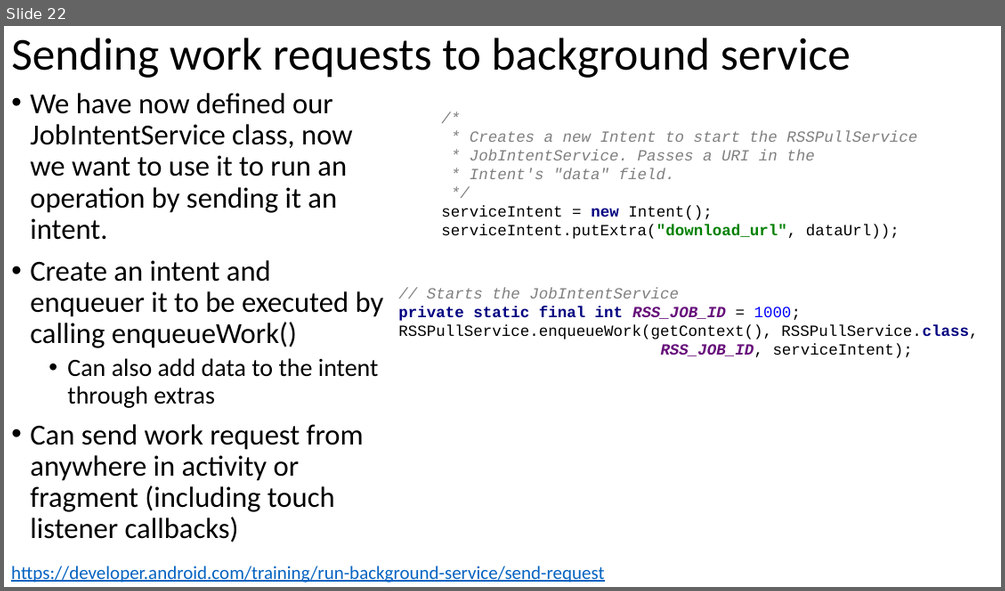
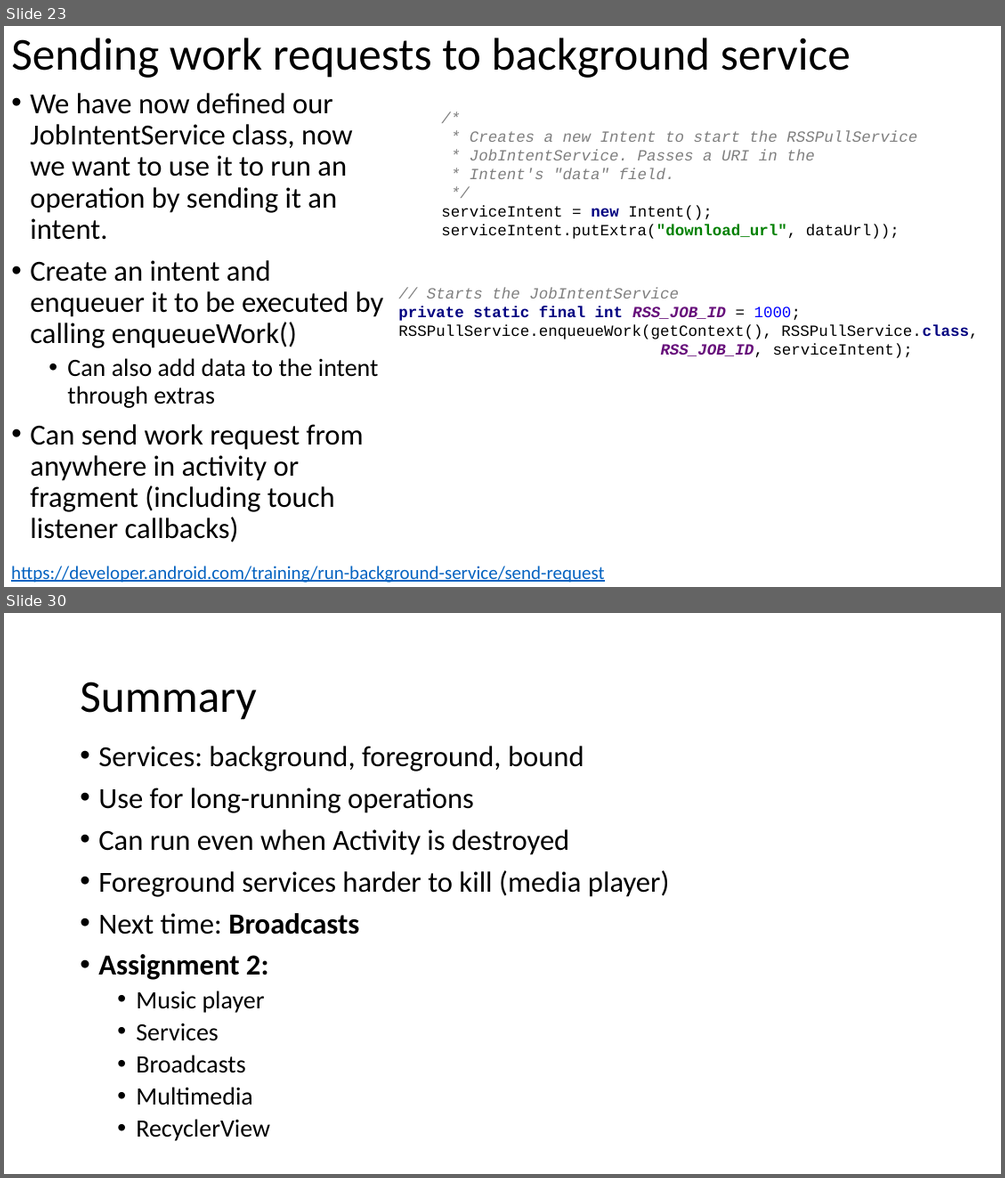
Before and after one commit to russellu/cs230, a slide deck: Lecture_08.pptx. Shown one above the other, each under a label of ours: slide 22 before the commit, slides 23 and 30 after it; the slides between them are not shown. The pictures are 1005x591 and 1005x1178 pixels, drawn with LibreOffice and Linux fonts; fonts in the diff are those of the drawing. Boxes give left, top, right and bottom in pixels: in the first picture for what was removed or moved away, otherwise in the second. Text is boxed around its words. In the diff, an @@ line names an element or a change of style, - is before the commit and + after.

```diff
--- a/Lecture_08.pptx
+++ b/Lecture_08.pptx
@@ slide 30 added at bbox=[4, 613, 1001, 1174], background #FFFFFF @@
@@ title added at bbox=[80, 682, 256, 720], 44 pt, text #000000 @@
+Summary
@@ text added at bbox=[98, 746, 670, 1141], 28 pt, text #000000 @@
+• Services: background, foreground, bound
+• Use for long-running operations
+• Can run even when Activity is destroyed
+• Foreground services harder to kill (media player)
+• Next time: Broadcasts
+• Assignment 2:
+  • Music player
+  • Services
+  • Broadcasts
+  • Multimedia
+  • RecyclerView
@@ what was slide 22 is now slide 23 @@
```
Also in this commit, not shown: 6 slides changed, 4 other slides added, 1 slide removed.
